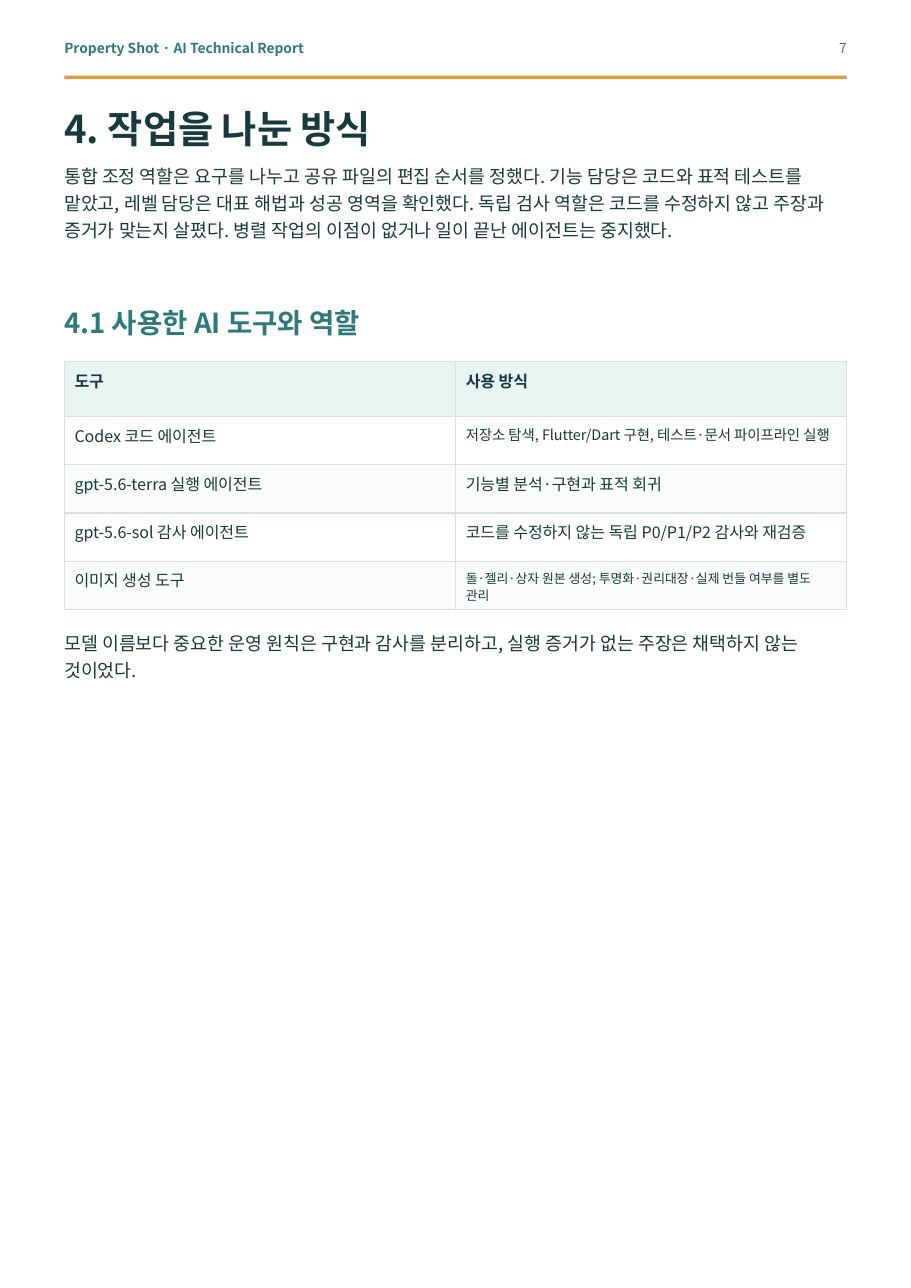
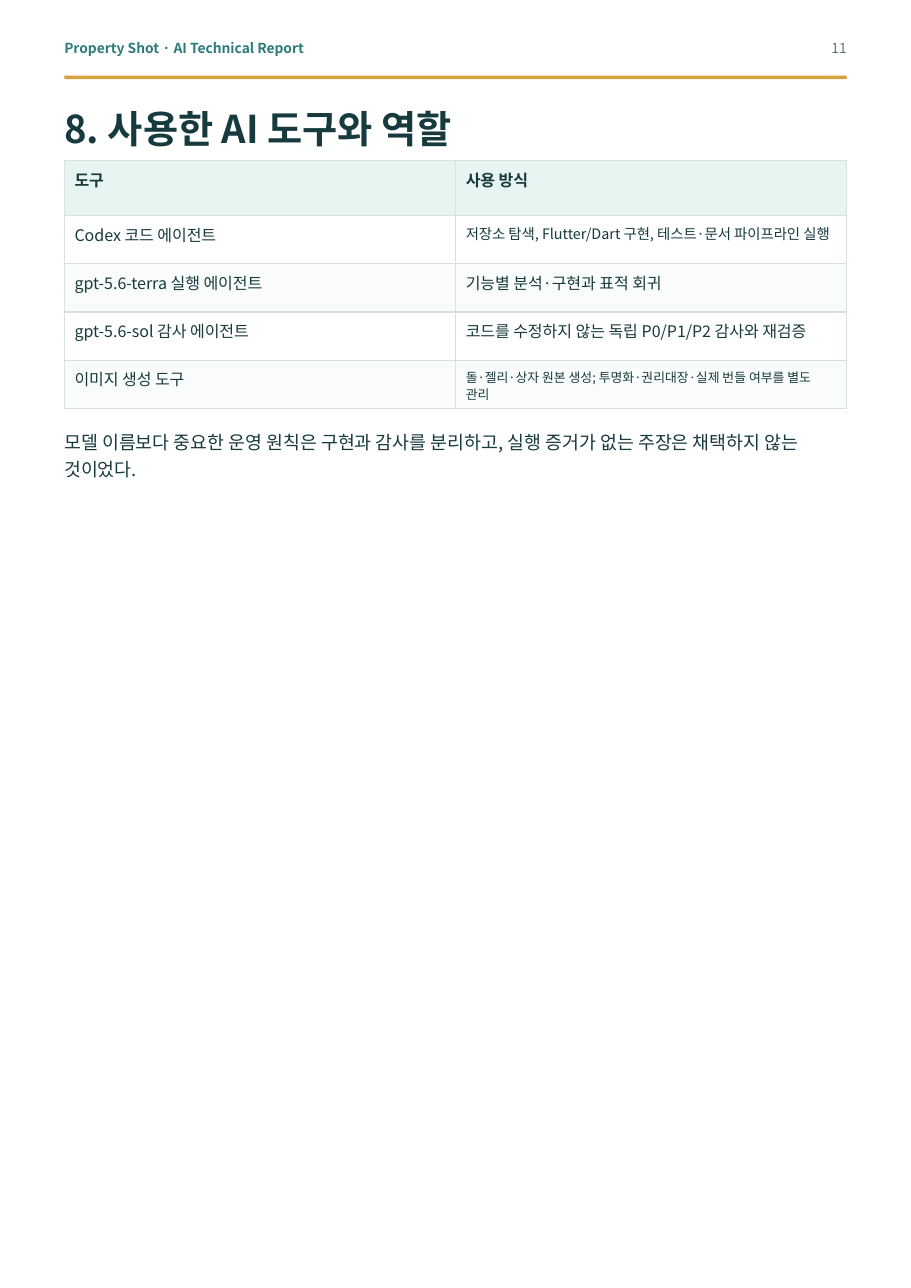
Before and after one commit to good5229/Property_shot, a slide deck: slide 11 of report/dist/property_shot_ai_technical_report.pptx (slide 7 before the commit). Drawn at 911x1288 pixels with LibreOffice and Linux fonts; fonts in the diff are those of the drawing. Boxes give left, top, right and bottom in pixels: in the first picture for what was removed or moved away, otherwise in the second. Text is boxed around its words. In the diff, an @@ line names an element or a change of style, - is before the commit and + after.

```diff
--- a/report/dist/property_shot_ai_technical_report.pptx
+++ b/report/dist/property_shot_ai_technical_report.pptx
@@ text at (x1=831, y1=43, x2=846, y2=53): text changed @@
-7
+11
@@ text at (x1=64, y1=110, x2=452, y2=147): text changed; size 18 to 25 pt; text colour #2C7A7B to #173A3F @@
-4.1 사용한 AI 도구와 역할
+8. 사용한 AI 도구와 역할
@@ text removed at (x1=64, y1=111, x2=371, y2=147) @@
-4. 작업을 나눈 방식
@@ text removed at (x1=64, y1=167, x2=825, y2=239) @@
-통합 조정 역할은 요구를 나누고 공유 파일의 편집 순서를 정했다. 기능 담당은 코드와 표적 테스트를 맡았고, 레벨 담당은 대표 해법과 성공 영역을 확인했다. 독립 검사 역할은 코드를 수정하지 않고 주장과 증거가 맞는지 살폈다. 병렬 작업의 이점이 없거나 일이 끝난 에이전트는 중지했다.
@@ 11 texts, 2 rectangles moved together from (x1=64, y1=361, x2=847, y2=679) to (x1=64, y1=161, x2=847, y2=478) @@
@@ rectangle moved from (x1=64, y1=513, x2=455, y2=562) to (x1=64, y1=216, x2=455, y2=264) @@
@@ rectangle moved from (x1=456, y1=513, x2=847, y2=562) to (x1=456, y1=216, x2=847, y2=264) @@
@@ rectangle moved from (x1=64, y1=562, x2=455, y2=610) to (x1=64, y1=264, x2=455, y2=313) @@
@@ rectangle moved from (x1=456, y1=562, x2=847, y2=610) to (x1=456, y1=264, x2=847, y2=313) @@
@@ 4 rectangles moved together from (x1=64, y1=416, x2=847, y2=513) to (x1=64, y1=312, x2=847, y2=409) @@
```
Also in this commit, not shown: 8 other slides changed, 3 slides added, 1 slide removed, 10 other files.
